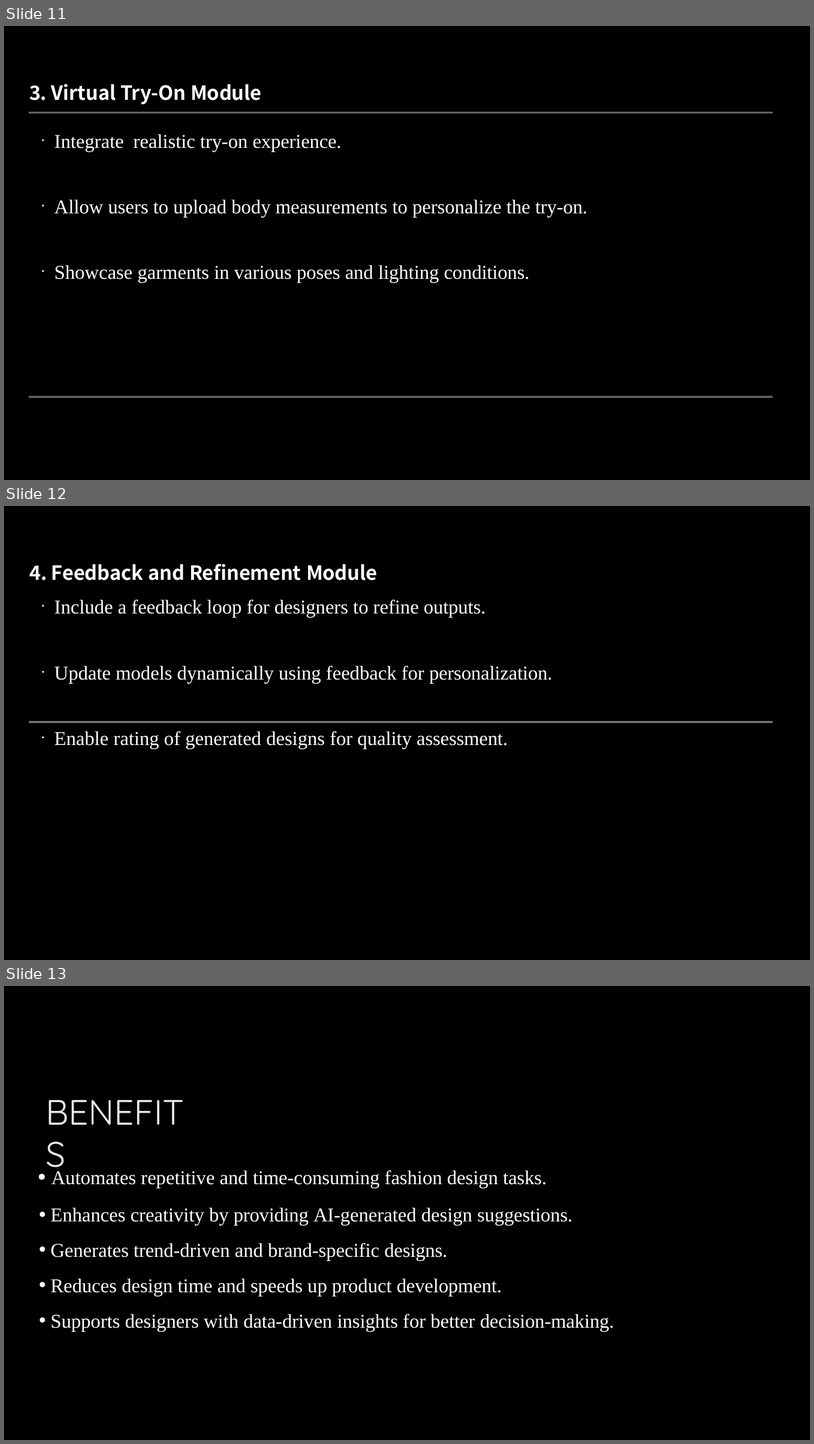
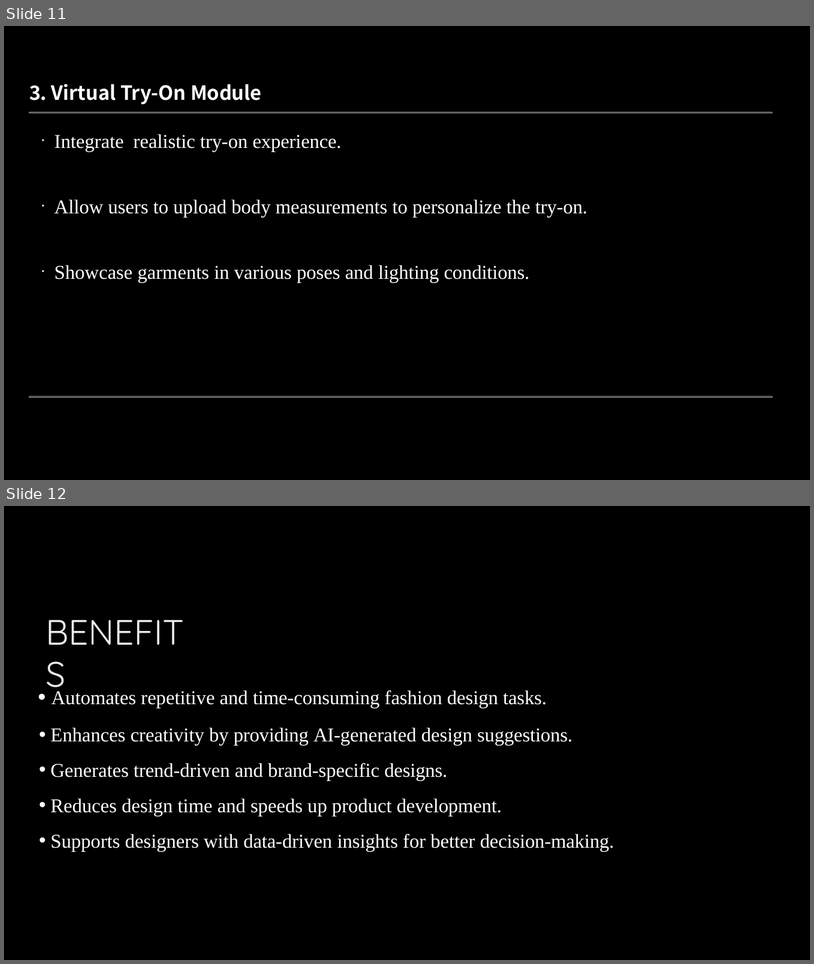
Before and after one commit to shilpa2101/AI-based-fashion-design-system, a slide deck: ai_fashion.pptx. Shown one above the other, each under a label of ours: slides 11, 12 and 13 before the commit, slides 11 and 12 after it. The pictures are 814x1444 and 814x964 pixels, drawn with LibreOffice and Linux fonts; fonts in the diff are those of the drawing; background and template pictures are left out. Boxes give left, top, right and bottom in pixels: in the first picture for what was removed or moved away, otherwise in the second. Text is boxed around its words. In the diff, an @@ line names an element or a change of style, - is before the commit and + after.

```diff
--- a/ai_fashion.pptx
+++ b/ai_fashion.pptx
@@ slide 12 removed at (4, 506, 810, 960), background picture (left out) @@
@@ text removed at (29, 564, 552, 749) @@
-4. Feedback and Refinement Module
-  • Include a feedback loop for designers to refine outputs.
-  • Update models dynamically using feedback for personalization.
-  • Enable rating of generated designs for quality assessment.
@@ freeform shape removed at (29, 721, 773, 723) @@
@@ what was slide 13 is now slide 12 @@
```
Also in this commit, not shown: 5 slides changed.
